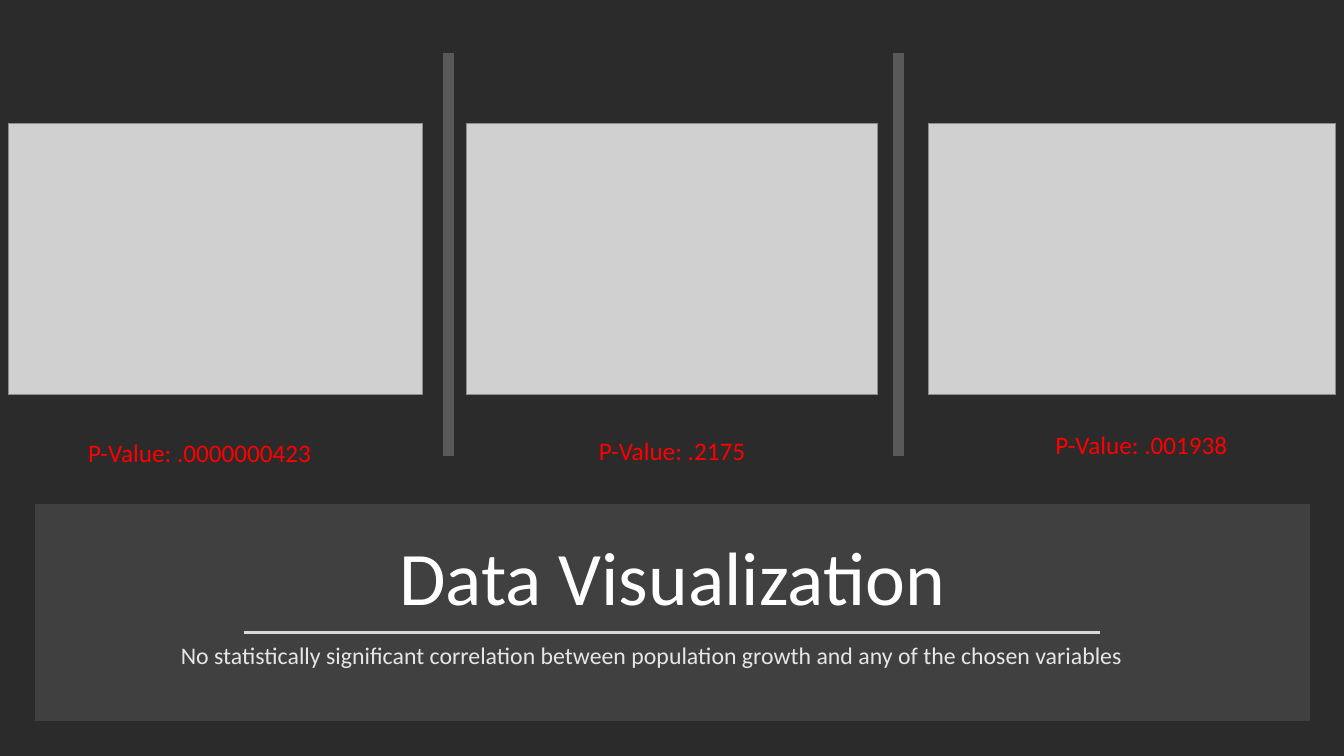
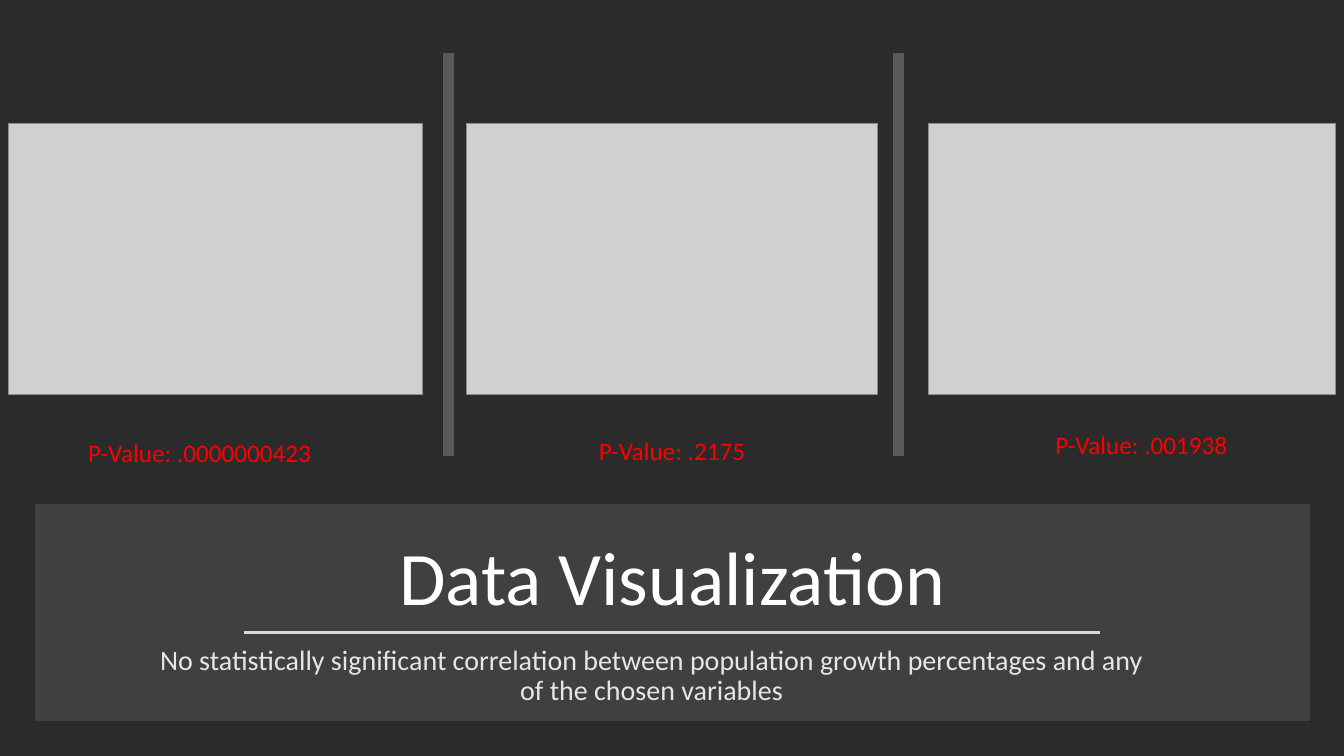
Before and after one commit to ConnerSick/Project-1, a slide deck: slide 6 of Geographic Factors on US Population Growth.pptx. Drawn at 1344x756 pixels with LibreOffice and Linux fonts; fonts in the diff are those of the drawing; grey boxes stand for pictures; background and template pictures are left out; a plain dark background stands for a picture behind light text. Boxes give left, top, right and bottom in pixels: in the first picture for what was removed or moved away, otherwise in the second. Text is boxed around its words. In the diff, an @@ line names an element or a change of style, - is before the commit and + after.

```diff
--- a/Geographic Factors on US Population Growth.pptx
+++ b/Geographic Factors on US Population Growth.pptx
@@ text at (160,650,1142,700): text changed; size 17 to 20 pt @@
-No statistically significant correlation between population growth and any of the chosen variables
+No statistically significant correlation between population growth percentages and any of the chosen variables
```
Also in this commit, not shown: 3 other slides changed, 2 slides added, 1 other file.
